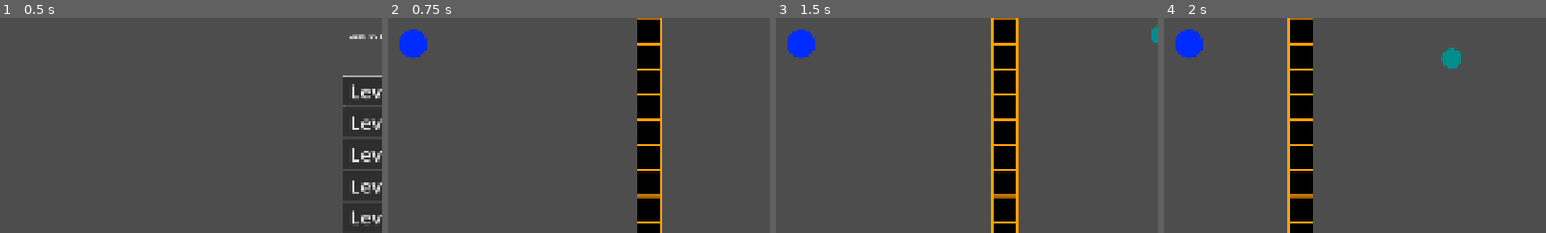
Above: before the commit, frames 1-4 (left to right).
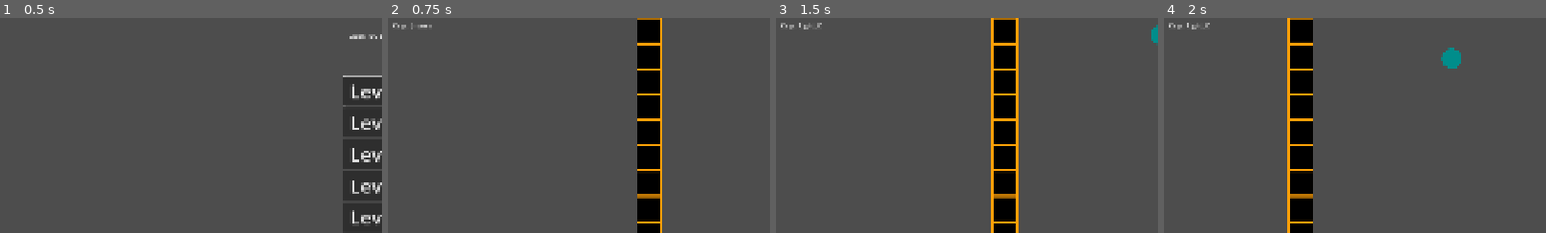
Above: after the commit, the same moments.

Repository: cmoll24/2025_IGC_Vela_Spark
Game: Godot game, scene res://src/main/title.tscn
Two runs of this game, one before a commit and one after it. Both use one fixed random seed, a clock stepped at 60 frames per second and the inputs below.
Inputs:
- Up to frame 1 (0.5 s): no input
- Up to frame 2 (0.75 s): click "Level 1" at 0.5 s
- Up to frame 3 (1.5 s): tap Enter at 1.25 s; hold Right (move_right) from 1.28 s (still down); hold C (dash) from 1.28 s (still down)
- Up to frame 4 (2 s): keep holding Right (move_right); keep holding C (dash); tap Z (jump) at 1.52 s
The pictures show only the part of the screen within x 0-50%, y 0-50%; the shares and areas given below are measured in that part.

Frame 1 is identical in both runs. In frame 2, 0.9% of the frame differs, in the area x 1-12%, y 2-20%; in frame 3, 0.9%; in frame 4, 0.9%.

Commit message:
Fixed knockback input bug, added key inputs to screen, made bigger dash attack grace

Diff:
--- a/2025-igc-boss/src/main/hud.gd
+++ b/2025-igc-boss/src/main/hud.gd
@@ -1,10 +1,25 @@
 extends CanvasLayer
 
-@onready var dash_indicator = $DashIndicator
+@onready var player_input = $PlayerInputs
+
+var held_keys = {}
 
 func _ready() -> void:
-	dash_indicator.visible = false
+	pass
 
 func _process(_delta: float) -> void:
-	var player_has_dash = Global.get_player().move_control.has_dash
-	dash_indicator.visible = player_has_dash
+	if held_keys.is_empty():
+		player_input.text = "Keys: (none)"
+	else:
+		var key_names = []
+		for key in held_keys.keys():
+			key_names.append(OS.get_keycode_string(key))
+		player_input.text = "Keys: " + ", ".join(key_names)
+
+
+func _input(event: InputEvent) -> void:
+	if event is InputEventKey:
+		if event.is_pressed():
+			held_keys[event.keycode] = true
+		else:
+			held_keys.erase(event.keycode)
--- a/2025-igc-boss/src/main/hud.tscn
+++ b/2025-igc-boss/src/main/hud.tscn
@@ -1,13 +1,13 @@
-[gd_scene load_steps=3 format=3 uid="uid://dxq44n7s3ceta"]
+[gd_scene load_steps=2 format=3 uid="uid://dxq44n7s3ceta"]
 
 [ext_resource type="Script" uid="uid://cbu755oj7nlxw" path="res://src/main/hud.gd" id="1_7of0l"]
-[ext_resource type="Texture2D" uid="uid://n5v0b2ld27mk" path="res://assets/debug/projectile.png" id="2_4dl7s"]
 
 [node name="HUD" type="CanvasLayer"]
 script = ExtResource("1_7of0l")
 
-[node name="DashIndicator" type="Sprite2D" parent="."]
-self_modulate = Color(0, 0.17254902, 1, 1)
-position = Vector2(63, 65)
-scale = Vector2(1.125, 1.125)
-texture = ExtResource("2_4dl7s")
+[node name="PlayerInputs" type="Label" parent="."]
+offset_left = 11.0
+offset_top = 7.0
+offset_right = 65.0
+offset_bottom = 30.0
+text = "Inputs:"
--- a/2025-igc-boss/src/player/player.tscn
+++ b/2025-igc-boss/src/player/player.tscn
@@ -66,7 +66,7 @@
 size = Vector2(52, 98)
 
 [sub_resource type="RectangleShape2D" id="RectangleShape2D_jiejy"]
-size = Vector2(54, 105)
+size = Vector2(78, 105)
 
 [node name="Player" type="CharacterBody2D"]
 collision_layer = 2
@@ -145,7 +145,7 @@
 collision_mask = 4
 
 [node name="CollisionShape2D" type="CollisionShape2D" parent="flippable/player_attackbox"]
-position = Vector2(19, 0.5)
+position = Vector2(31, 0.5)
 shape = SubResource("RectangleShape2D_jiejy")
 debug_color = Color(0.99947137, 0, 0.1284638, 0.41960785)
 
--- a/2025-igc-boss/src/player/playerMovement.gd
+++ b/2025-igc-boss/src/player/playerMovement.gd
@@ -5,6 +5,7 @@
 @onready var coyote_timer = $CoyoteTime
 @onready var dash_attack_cooldown = $DashAttackCooldown
 @onready var dash_duration = $DashDuration
+@onready var dash_turn_around_timer = $DashTurnAround
 @onready var immobile_timer = $ImmobileTime
 
 @export var player : Player
@@ -51,7 +52,7 @@
 var last_ground_location : Vector2
 
 func get_player_direction():
-	if immobile_timer.is_stopped():
+	if immobile_timer.is_stopped() and not is_knocked_back:
 		move_input = sign(Input.get_axis("move_left", "move_right"))
 	else:
 		move_input = 0
@@ -110,6 +111,10 @@
 		player.velocity.x = move_toward(player.velocity.x, 0, delta * H_DECELERATION * current_move_speed)
 
 func dash_movement(_delta):
+	if not dash_turn_around_timer.is_stopped(): #Grace period to change dash direction
+		get_player_direction()
+		dash_direction = direction_facing
+
 	player.velocity.x = current_dash_speed * dash_direction
 	player.velocity.y = 0
 
@@ -154,13 +159,15 @@
 	return false
 
 func dash() -> void:
-	get_player_direction()
 	has_dash = false
 	dash_state = true
 	current_dash_speed = DASH_SPEED
-	dash_direction = direction_facing
 	player.velocity.y = 0
 	dash_duration.start()
+
+	get_player_direction()
+	dash_direction = direction_facing
+	dash_turn_around_timer.start()
 
 	player.attack_control.check_dash_attack()
 
@@ -171,7 +178,7 @@
 	current_dash_speed = DASH_SPEED * 3
 	dash_direction = direction_facing
 	player.velocity.y = 0
-	player.health_control.apply_invincibility(0.5)
+	player.health_control.apply_invincibility(0.2)
 
 func _on_dash_duration_timeout() -> void:
 	if dash_state:
@@ -189,7 +196,7 @@
 	has_dash = true
 	air_jump_amount = MAX_AIR_JUMP_AMOUNT
 
-	player.velocity.y = -JUMP_SPEED * 0.1
+	player.velocity.y = -JUMP_SPEED * 0.3
 	player.velocity.x = dash_direction * DASH_SPEED
 	dash_state = false
 	dash_attack_state = false
@@ -211,7 +218,7 @@
 	immobile_timer.start(time_amount)
 
 func _input(event: InputEvent) -> void:
-	if immobile_timer.is_stopped():
+	if immobile_timer.is_stopped() and not is_knocked_back:
 		if event.is_action_pressed("jump") and not dash_attack_state:
 			jump_grace_timer.start()
 		elif event.is_action_pressed("dash"):
--- a/2025-igc-boss/src/player/playerMovement.tscn
+++ b/2025-igc-boss/src/player/playerMovement.tscn
@@ -21,6 +21,10 @@
 wait_time = 0.2
 one_shot = true
 
+[node name="DashTurnAround" type="Timer" parent="."]
+wait_time = 0.05
+one_shot = true
+
 [node name="ImmobileTime" type="Timer" parent="."]
 one_shot = true
 
